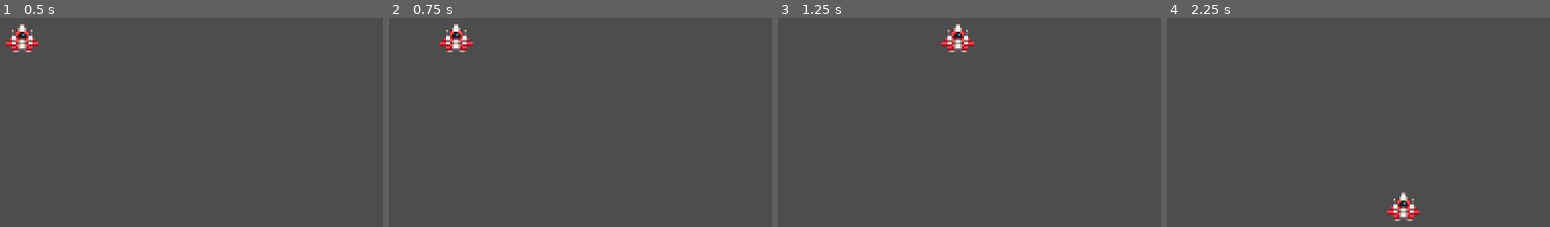
Above: before the commit, frames 1-4 (left to right).
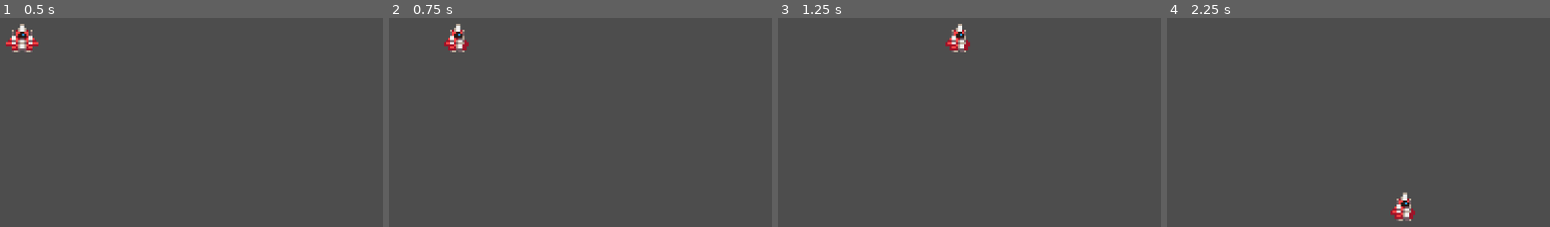
Above: after the commit, the same moments.

Repository: cheskya/ISCS3014-Project3
Game: Godot game, scene res://scenes/game.tscn
Two runs of this game, one before a commit and one after it. Both use one fixed random seed, a clock stepped at 60 frames per second and the inputs below.
Inputs:
- Up to frame 1 (0.5 s): no input
- Up to frame 2 (0.75 s): tap Enter at 0.5 s; hold D (right) from 0.53 s (still down)
- Up to frame 3 (1.25 s): keep holding D (right)
- Up to frame 4 (2.25 s): release D (right) at 1.28 s; hold S (down) 1.28-2.03 s; hold D (right) from 2.03 s (still down)

Frame 1 is identical in both runs. In frame 2, 0.6% of the frame differs, in the area x 13-22%, y 2-17%; in frame 3, 0.6%; in frame 4, 0.6%.

Commit message:
Add basic player animations

Diff:
--- a/scenes/player.tscn
+++ b/scenes/player.tscn
@@ -6,6 +6,14 @@
 [sub_resource type="AtlasTexture" id="AtlasTexture_khv4n"]
 atlas = ExtResource("1_byuyw")
 region = Rect2(16, 0, 16, 16)
+
+[sub_resource type="AtlasTexture" id="AtlasTexture_7mhs7"]
+atlas = ExtResource("1_byuyw")
+region = Rect2(0, 0, 16, 16)
+
+[sub_resource type="AtlasTexture" id="AtlasTexture_6kswb"]
+atlas = ExtResource("1_byuyw")
+region = Rect2(32, 0, 16, 16)
 
 [sub_resource type="SpriteFrames" id="SpriteFrames_n7p37"]
 animations = [{
@@ -15,6 +23,22 @@
 }],
 "loop": true,
 "name": &"idle",
+"speed": 5.0
+}, {
+"frames": [{
+"duration": 1.0,
+"texture": SubResource("AtlasTexture_7mhs7")
+}],
+"loop": true,
+"name": &"move_left",
+"speed": 5.0
+}, {
+"frames": [{
+"duration": 1.0,
+"texture": SubResource("AtlasTexture_6kswb")
+}],
+"loop": true,
+"name": &"move_right",
 "speed": 5.0
 }]
 
@@ -27,7 +51,7 @@
 [node name="AnimatedSprite2D" type="AnimatedSprite2D" parent="."]
 position = Vector2(0, -7)
 sprite_frames = SubResource("SpriteFrames_n7p37")
-animation = &"idle"
+animation = &"move_right"
 autoplay = "idle"
 
 [node name="CollisionShape2D" type="CollisionShape2D" parent="."]
--- a/scripts/player.gd
+++ b/scripts/player.gd
@@ -2,8 +2,18 @@
 
 @export var speed = 110
 
+@onready var animated_sprite: AnimatedSprite2D = $AnimatedSprite2D
+
 func _physics_process(delta: float) -> void:
 	var move = Input.get_vector("left", "right", "up", "down")
+
+	if move[0] == 0:
+		animated_sprite.play("idle")
+	elif move[0] > 0:
+		animated_sprite.play("move_right")
+	elif move[0] < 0:
+		animated_sprite.play("move_left")
+
 	if move:
 		velocity = move * speed
 	else:
Not shown: 1 places in scenes/player.tscn that only renumber resources
